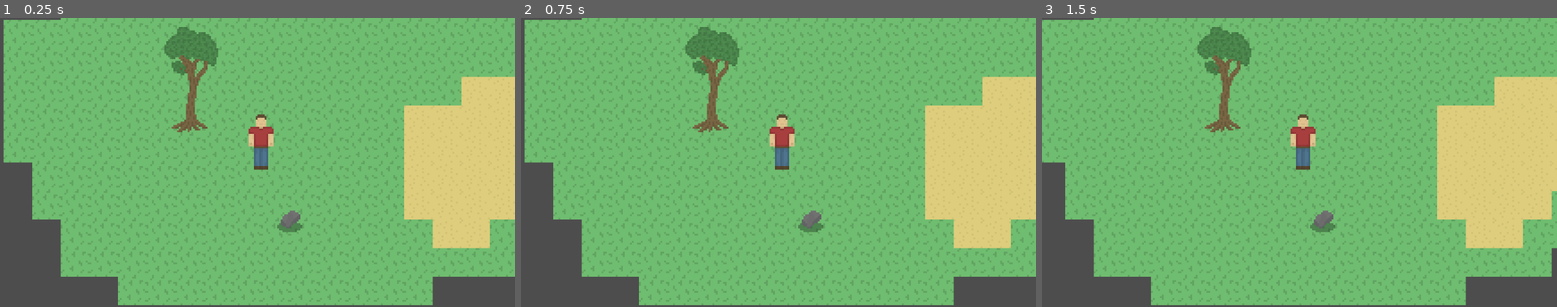
Above: before the commit, frames 1-3 (left to right).
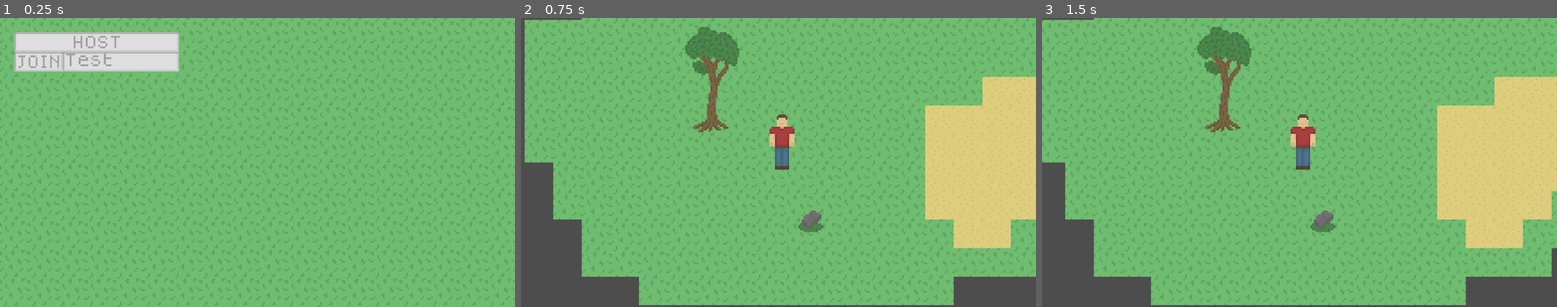
Above: after the commit, the same moments.

Repository: MiningCow/progress-game
Game: Godot game, scene res://Things/game/game.tscn
The game is run twice, just before and just after one commit, with the same random seed, the same clock (stepped at 60 frames per second) and the same inputs.
Inputs (mouse positions are in pixels of both pictures, inside the frame that each line leads up to):
- Up to frame 1 (0.25 s): no input
- Up to frame 2 (0.75 s): click (618, 41) at 0.5 s, where only the run after the commit has a clickable "HOST"
- Up to frame 3 (1.5 s): tap Enter at 1.25 s; hold D (move_right) from 1.28 s (still down); hold F (interact) from 1.28 s (still down)

The runs differ from the first frame. In frame 1, 39% of the frame differs, in the area x 0-100%, y 0-100%; in frame 2, nothing differs; in frame 3, nothing differs.

Commit message:
multiplayer WIP

Diff:
--- /dev/null
+++ b/Things/UI/style_box_normal.tres
@@ -0,0 +1,14 @@
+[gd_resource type="StyleBoxTexture" load_steps=2 format=3 uid="uid://hq1ie8q66bb"]
+
+[ext_resource type="Texture2D" uid="uid://dh1dvycrbkx6c" path="res://things/UI/inventory/slot.png" id="1_j7vk2"]
+
+[resource]
+content_margin_left = 1.0
+content_margin_top = 2.0
+content_margin_right = 1.0
+content_margin_bottom = 2.0
+texture = ExtResource("1_j7vk2")
+texture_margin_left = 1.0
+texture_margin_top = 1.0
+texture_margin_right = 1.0
+texture_margin_bottom = 1.0
--- /dev/null
+++ b/Things/UI/theme.tres
@@ -0,0 +1,88 @@
+[gd_resource type="Theme" load_steps=9 format=3 uid="uid://dno3eamcentuu"]
+
+[ext_resource type="Texture2D" uid="uid://dh1dvycrbkx6c" path="res://things/UI/inventory/slot.png" id="1_nlqiq"]
+[ext_resource type="FontFile" uid="uid://dcarogxs8ys63" path="res://assets/dogicapixel.otf" id="2_mpav0"]
+[ext_resource type="StyleBox" uid="uid://hq1ie8q66bb" path="res://things/UI/style_box_normal.tres" id="2_womc8"]
+
+[sub_resource type="StyleBoxFlat" id="StyleBoxFlat_nlqiq"]
+content_margin_left = 1.0
+content_margin_top = 2.0
+content_margin_right = 1.0
+content_margin_bottom = 2.0
+bg_color = Color(1, 1, 1, 0.75)
+draw_center = false
+corner_radius_top_left = 3
+corner_radius_top_right = 3
+corner_radius_bottom_right = 3
+corner_radius_bottom_left = 3
+expand_margin_left = 2.0
+expand_margin_top = 2.0
+expand_margin_right = 2.0
+expand_margin_bottom = 2.0
+
+[sub_resource type="StyleBoxTexture" id="StyleBoxTexture_mpav0"]
+content_margin_left = 1.0
+content_margin_top = 2.0
+content_margin_right = 1.0
+content_margin_bottom = 2.0
+texture = ExtResource("1_nlqiq")
+texture_margin_left = 1.0
+texture_margin_top = 1.0
+texture_margin_right = 1.0
+texture_margin_bottom = 1.0
+
+[sub_resource type="StyleBoxTexture" id="StyleBoxTexture_nlqiq"]
+content_margin_left = 1.0
+content_margin_top = 2.0
+content_margin_right = 1.0
+content_margin_bottom = 2.0
+texture = ExtResource("1_nlqiq")
+texture_margin_left = 1.0
+texture_margin_top = 1.0
+texture_margin_right = 1.0
+texture_margin_bottom = 1.0
+modulate_color = Color(0.834614, 0.834614, 0.834614, 1)
+
+[sub_resource type="StyleBoxTexture" id="StyleBoxTexture_womc8"]
+content_margin_left = 1.0
+content_margin_top = 2.0
+content_margin_right = 1.0
+content_margin_bottom = 2.0
+texture = ExtResource("1_nlqiq")
+texture_margin_left = 1.0
+texture_margin_top = 1.0
+texture_margin_right = 1.0
+texture_margin_bottom = 1.0
+modulate_color = Color(0.925353, 0.925353, 0.925353, 1)
+
+[sub_resource type="StyleBoxTexture" id="StyleBoxTexture_35mmb"]
+content_margin_left = 1.0
+content_margin_top = 2.0
+content_margin_right = 1.0
+content_margin_bottom = 2.0
+texture = ExtResource("1_nlqiq")
+texture_margin_left = 1.0
+texture_margin_top = 1.0
+texture_margin_right = 1.0
+texture_margin_bottom = 1.0
+
+[resource]
+default_font = ExtResource("2_mpav0")
+default_font_size = 8
+BoxContainer/constants/separation = 0
+Button/colors/font_color = Color(0.631373, 0.631373, 0.631373, 1)
+Button/colors/font_hover_color = Color(0.728822, 0.728822, 0.728822, 1)
+Button/colors/font_pressed_color = Color(0.65834, 0.65834, 0.65834, 1)
+Button/constants/align_to_largest_stylebox = 0
+Button/constants/h_separation = 4
+Button/constants/icon_max_width = 0
+Button/constants/outline_size = 0
+Button/styles/focus = SubResource("StyleBoxFlat_nlqiq")
+Button/styles/hover = SubResource("StyleBoxTexture_mpav0")
+Button/styles/normal = ExtResource("2_womc8")
+Button/styles/pressed = SubResource("StyleBoxTexture_nlqiq")
+TextEdit/colors/font_color = Color(0.631373, 0.631373, 0.631373, 1)
+TextEdit/constants/line_spacing = 0
+TextEdit/font_sizes/font_size = 8
+TextEdit/styles/focus = SubResource("StyleBoxTexture_womc8")
+TextEdit/styles/normal = SubResource("StyleBoxTexture_35mmb")
--- a/Things/game/game.gd
+++ b/Things/game/game.gd
@@ -1 +1,13 @@
 extends Node
+
+signal game_started
+
+func _on_host_pressed():
+	start_game()
+
+func _on_join_pressed():
+	pass # Replace with function body.
+
+func start_game():
+	game_started.emit()
+	$UILayer/Menu.hide()
--- a/Things/game/game.tscn
+++ b/Things/game/game.tscn
@@ -10,6 +10,8 @@
 [ext_resource type="PackedScene" uid="uid://dca6gxbd4x8vj" path="res://things/tree/tree.tscn" id="6_j5wjh"]
 [ext_resource type="PackedScene" uid="uid://pdsg3vi4hlec" path="res://things/UI/inventory/inventory_display.tscn" id="9_mnftu"]
 [ext_resource type="PackedScene" uid="uid://c56e5v11yyxob" path="res://things/UI/inventory/inventory_item.tscn" id="10_4s8ir"]
+[ext_resource type="Texture2D" uid="uid://h0dku8tlh5xa" path="res://assets/ui/grass_background.png" id="11_f52dp"]
+[ext_resource type="Theme" uid="uid://dno3eamcentuu" path="res://things/UI/theme.tres" id="11_mxcr4"]
 
 [sub_resource type="TileSetAtlasSource" id="TileSetAtlasSource_hve3p"]
 texture = ExtResource("3_vef74")
@@ -67,3 +69,59 @@
 [node name="InventoryDisplay" parent="UILayer" instance=ExtResource("9_mnftu")]
 visible = false
 inventory_item_scene = ExtResource("10_4s8ir")
+
+[node name="Menu" type="Control" parent="UILayer"]
+layout_mode = 3
+anchors_preset = 15
+anchor_right = 1.0
+anchor_bottom = 1.0
+grow_horizontal = 2
+grow_vertical = 2
+theme = ExtResource("11_mxcr4")
+metadata/_edit_lock_ = true
+
+[node name="Background" type="TextureRect" parent="UILayer/Menu"]
+layout_mode = 1
+anchors_preset = 15
+anchor_right = 1.0
+anchor_bottom = 1.0
+grow_horizontal = 2
+grow_vertical = 2
+focus_mode = 1
+texture = ExtResource("11_f52dp")
+stretch_mode = 1
+metadata/_edit_lock_ = true
+
+[node name="VBoxContainer" type="VBoxContainer" parent="UILayer/Menu/Background"]
+layout_mode = 1
+offset_left = 8.0
+offset_top = 8.0
+offset_right = 100.0
+offset_bottom = 48.0
+
+[node name="Host" type="Button" parent="UILayer/Menu/Background/VBoxContainer"]
+layout_mode = 2
+focus_mode = 0
+text = "HOST
+"
+
+[node name="HBoxContainer" type="HBoxContainer" parent="UILayer/Menu/Background/VBoxContainer"]
+layout_mode = 2
+
+[node name="Join" type="Button" parent="UILayer/Menu/Background/VBoxContainer/HBoxContainer"]
+layout_mode = 2
+focus_mode = 0
+text = "JOIN
+"
+
+[node name="TextEdit" type="TextEdit" parent="UILayer/Menu/Background/VBoxContainer/HBoxContainer"]
+custom_minimum_size = Vector2(65, 0)
+layout_mode = 2
+focus_mode = 1
+text = "Test"
+scroll_past_end_of_file = true
+scroll_fit_content_height = true
+scroll_fit_content_width = true
+
+[connection signal="pressed" from="UILayer/Menu/Background/VBoxContainer/Host" to="." method="_on_host_pressed"]
+[connection signal="pressed" from="UILayer/Menu/Background/VBoxContainer/HBoxContainer/Join" to="." method="_on_join_pressed"]
Binary file added: Assets/ui/grass_background.png
Not shown, added: Assets/ui/grass_background.png.import
Not shown: 1 places in Things/game/game.tscn that only renumber resources
